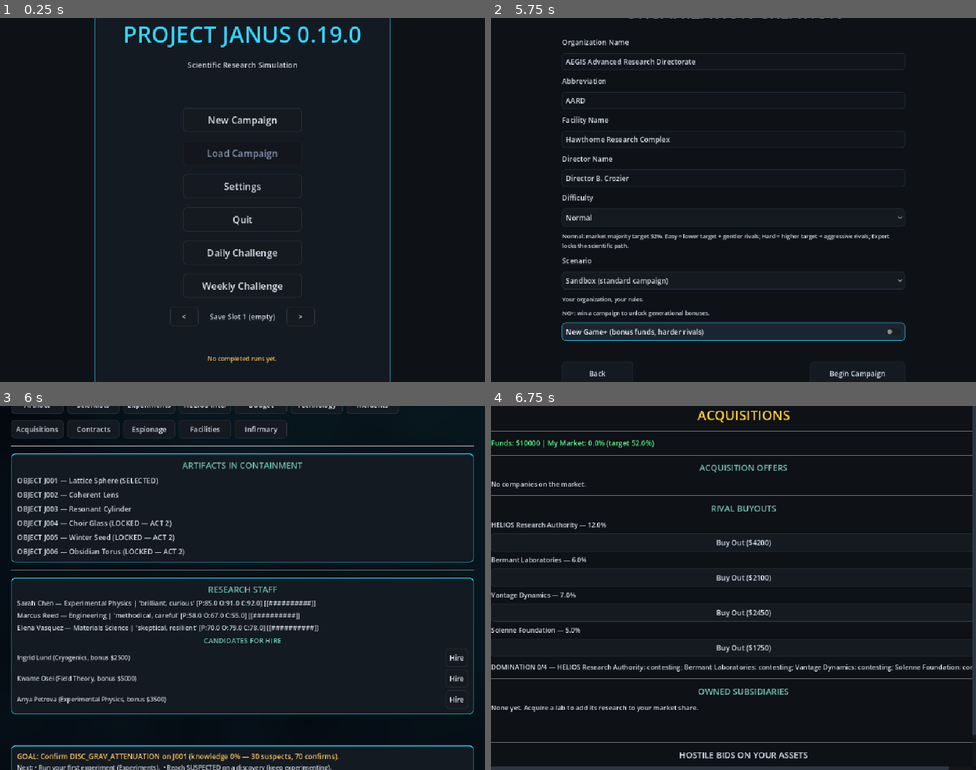
Above: before the commit, frames 1-4 (two rows, left to right).
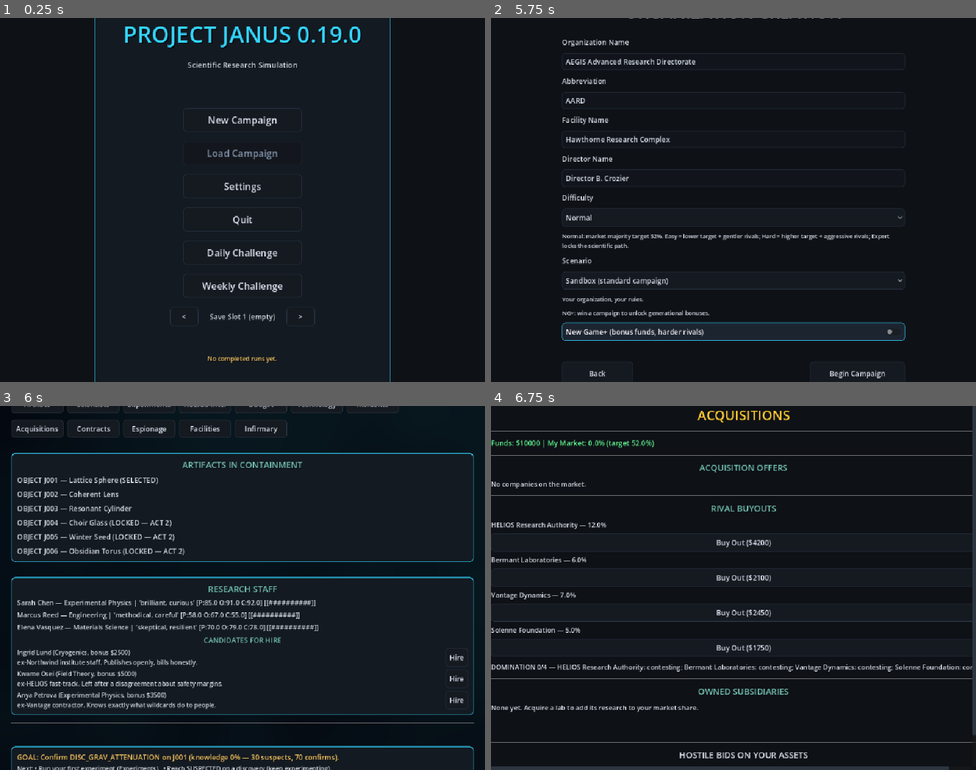
Above: after the commit, the same moments.

Repository: lutecian/project-janus
Game: Godot game, scene res://scenes/main/main_menu.tscn
Same seed, same stepped clock (60 frames per second), same inputs: the game is played once before the commit and once after it.
Inputs:
- Up to frame 1 (0.25 s): no input
- Up to frame 2 (5.75 s): click "New Campaign" at 0.5 s; click "Normal" at 1.25 s; click "Normal" at 2 s; click "Sandbox (standard campaign)" at 2.75 s; click "Sandbox (standard campaign)" at 3.5 s; click "New Game+ (bonus funds, harde…" at 4.25 s; click "New Game+ (bonus funds, harde…" at 5 s
- Up to frame 3 (6 s): click "Begin Campaign" at 5.75 s
- Up to frame 4 (6.75 s): click "Acquisitions" at 6.5 s

Frames 1-2 are identical in both runs. In frame 3, 9.4% of the frame differs, in the area x 2-98%, y 0-100%; in frame 4, nothing differs.

Commit message:
Hireables carry ex-rival backgrounds (player-side poach flavor)

Diff:
--- a/data/scientists/dr_lund.json
+++ b/data/scientists/dr_lund.json
@@ -12,6 +12,7 @@
     "risk_tolerance": 45
   },
   "traits": ["careful", "loyal"],
+  "background": "ex-Northwind institute staff. Publishes openly, bills honestly.",
   "status": "ACTIVE",
   "stress": 0,
   "health": 100,
--- a/data/scientists/dr_osei.json
+++ b/data/scientists/dr_osei.json
@@ -12,6 +12,7 @@
     "risk_tolerance": 82
   },
   "traits": ["brilliant", "ambitious"],
+  "background": "ex-HELIOS fast-track. Left after a disagreement about safety margins.",
   "status": "ACTIVE",
   "stress": 0,
   "health": 100,
--- a/data/scientists/dr_petrova.json
+++ b/data/scientists/dr_petrova.json
@@ -12,6 +12,7 @@
     "risk_tolerance": 60
   },
   "traits": ["resilient", "curious"],
+  "background": "ex-Vantage contractor. Knows exactly what wildcards do to people.",
   "status": "ACTIVE",
   "stress": 0,
   "health": 100,
--- a/scenes/laboratory/laboratory.gd
+++ b/scenes/laboratory/laboratory.gd
@@ -224,10 +224,11 @@
 		var row := HBoxContainer.new()
 		row.add_theme_constant_override("separation", 8)
 		var line := Label.new()
-		line.text = "%s %s (%s, bonus $%d)" % [
+		line.text = "%s %s (%s, bonus $%d)\n%s" % [
 			cdef.get("first_name", "?"), cdef.get("last_name", "?"),
 			cdef.get("primary_specialty", "?").replace("_", " ").capitalize(),
-			int(cdef.get("signing_bonus", 0))
+			int(cdef.get("signing_bonus", 0)),
+			cdef.get("background", "")
 		]
 		line.add_theme_font_size_override("font_size", 13)
 		line.size_flags_horizontal = Control.SIZE_EXPAND_FILL
--- a/tests/scene_test_runner.gd
+++ b/tests/scene_test_runner.gd
@@ -1826,6 +1826,9 @@
 	if GameState.hire_pool.size() != 3 or GameState.scientists.size() != 3:
 		push_error("roster: should start 3 rostered + 3 candidates")
 		failures += 1
+	if GameState._hireable_def("SCIENTIST_OSEI").get("background", "") == "":
+		push_error("roster: hireables should carry poach-flavored backgrounds")
+		failures += 1
 	var h1: Dictionary = GameState.hire_scientist("SCIENTIST_LUND")
 	if not h1.get("ok", false) or GameState.scientists.size() != 4:
 		push_error("roster: hiring Lund should work, got %s" % h1)
